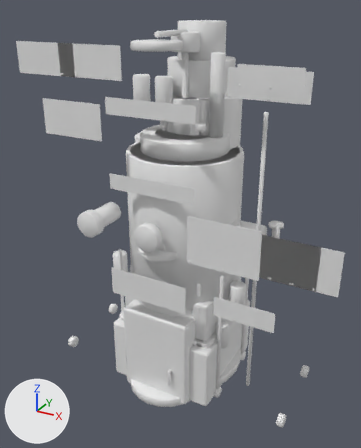
The glTF model packs/kit_lab/meshes/parts.glb: old version first, new version second.
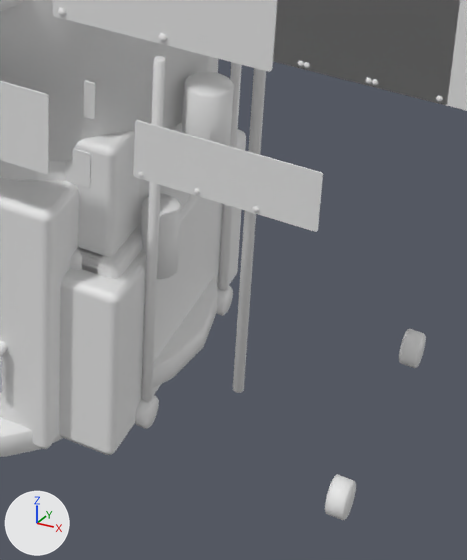
The first picture shows the older version from a 50 mm camera at (1.37, -2.55, 2.34) aimed at (0.1, -0.24, 1.18). The close-ups show the older and then the newer version on the part from 47% to 89% of the width and 57% to 98% of the height of that picture. Only the edits that show in the close-ups are written down. The axes (+X, +Y, +Z) are drawn at lower left. The lights are the same throughout.

In view in the first close-up: 'casing_450_800_600_18_8', 'casing_600_550_700_18_8', 'casing_700_700_420_18_8', 'cyl_12_1700_y_550_1000_180', 'cyl_12_820_y_360_480_-210', 'cyl_12_820_y_360_480_210', 'cyl_350_900_y_0_1100_0', 'cyl_35_30_x_360_35_-210', 'cyl_35_30_x_360_35_210', 'cyl_40_160_y_350_440_150', 'cyl_50_220_y_400_655_50', 'panel_1000_550_850_1400_1600', 'panel_300_420_920_1000_1250', 'panel_300_530_1030_1000_1250', 'panel_400_400_750_750_870', 'panel_450_-250_250_735_905' and 18 more.
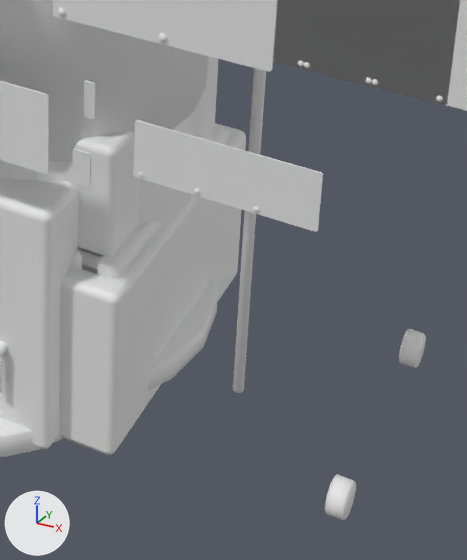
Pixel boxes [x1, y1, x2, y2] of what changed, in the close-ups (467 x 560 px):
'cyl_50_220_y_400_655_50', deleted: before [182, 71, 234, 146]
'cyl_12_820_y_360_480_210', deleted: before [141, 56, 166, 401]
'cyl_40_160_y_350_440_150', deleted: before [141, 194, 181, 279]
'cyl_12_820_y_360_480_-210', deleted: before [218, 62, 242, 290]
'cyl_35_30_x_360_35_210', deleted: before [135, 395, 159, 429]
'cyl_35_30_x_360_35_-210', deleted: before [216, 285, 233, 316]

The change, as a diff of the scene's bpy script:
```diff
--- a/packs/kit_lab/meshes/parts.glb.py
+++ b/packs/kit_lab/meshes/parts.glb.py
@@ ob_cyl_50_220_y_400_655_50 @@
-ob_cyl_50_220_y_400_655_50 = bpy.data.objects.new('cyl_50_220_y_400_655_50', me_cyl_50_220_y_400_655_50)
-ob_cyl_50_220_y_400_655_50.location = (0.0, 0.0, 0.0)
@@ ob_cyl_40_160_y_350_440_150 @@
-ob_cyl_40_160_y_350_440_150 = bpy.data.objects.new('cyl_40_160_y_350_440_150', me_cyl_40_160_y_350_440_150)
-ob_cyl_40_160_y_350_440_150.location = (0.0, 0.0, 0.0)
@@ ob_cyl_12_820_y_360_480__210 @@
-ob_cyl_12_820_y_360_480__210 = bpy.data.objects.new('cyl_12_820_y_360_480_-210', me_cyl_12_820_y_360_480__210)
-ob_cyl_12_820_y_360_480__210.location = (0.0, 0.0, 0.0)
@@ ob_cyl_12_820_y_360_480_210 @@
-ob_cyl_12_820_y_360_480_210 = bpy.data.objects.new('cyl_12_820_y_360_480_210', me_cyl_12_820_y_360_480_210)
-ob_cyl_12_820_y_360_480_210.location = (0.0, 0.0, 0.0)
@@ ob_cyl_35_30_x_360_35__210 @@
-ob_cyl_35_30_x_360_35__210 = bpy.data.objects.new('cyl_35_30_x_360_35_-210', me_cyl_35_30_x_360_35__210)
-ob_cyl_35_30_x_360_35__210.location = (0.0, 0.0, 0.0)
@@ ob_cyl_35_30_x_360_35_210 @@
-ob_cyl_35_30_x_360_35_210 = bpy.data.objects.new('cyl_35_30_x_360_35_210', me_cyl_35_30_x_360_35_210)
-ob_cyl_35_30_x_360_35_210.location = (0.0, 0.0, 0.0)
```
